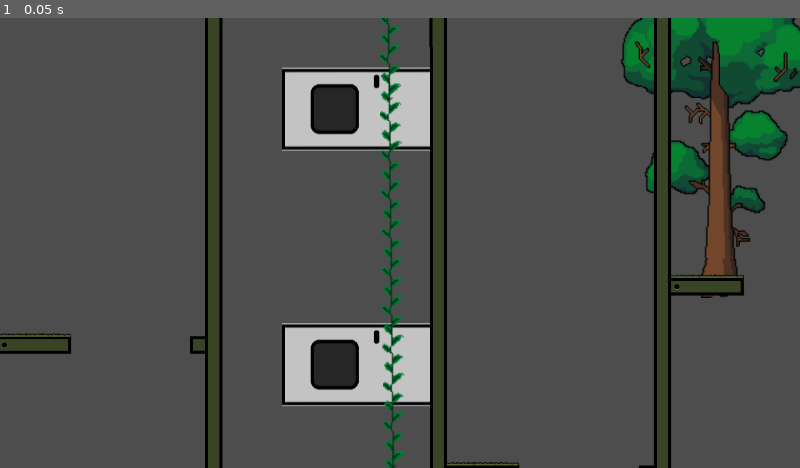
Above: before the commit, frame 1.
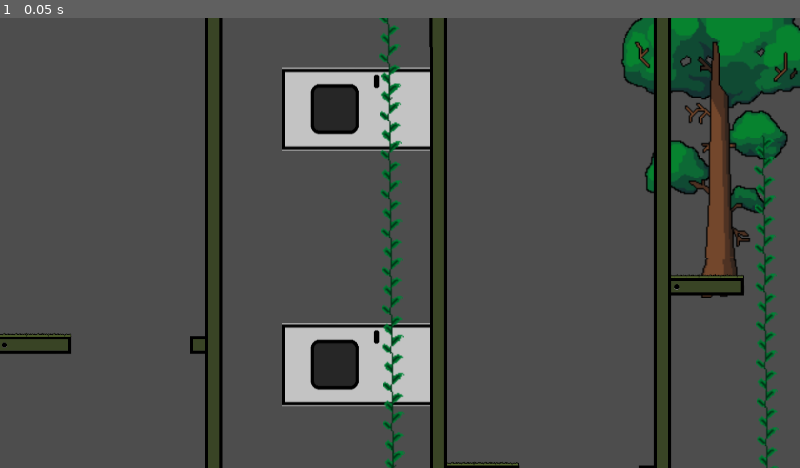
Above: after the commit, the same moment.

Repository: andrea14polanco/brackeys-killer-m-creations
Game: Godot game, scene res://scenes/levels/titanic/deck5.tscn
Two runs of this game, one before a commit and one after it. Both use one fixed random seed, a clock stepped at 60 frames per second and the inputs below. This scene is started directly instead of the project's main scene.
Inputs:
- Up to frame 1 (0.05 s): no input

The runs differ from the first frame. In frame 1, 0.7% of the frame differs, in the area x 94-98%, y 26-100%.

Commit message:
update5

Diff:
--- a/scenes/levels/titanic/deck5.tscn
+++ b/scenes/levels/titanic/deck5.tscn
@@ -2309,3 +2309,595 @@
 position = Vector2(47, 2193)
 scale = Vector2(2, 2)
 texture = ExtResource("4_1jxlo")
+
+[node name="vine14" type="Node2D" parent="Forest" unique_id=609534837]
+position = Vector2(2934, -1934)
+
+[node name="Vine6" type="Sprite2D" parent="Forest/vine14" unique_id=203261331]
+position = Vector2(24, 91)
+scale = Vector2(2, 2)
+texture = ExtResource("3_vbkdw")
+
+[node name="Vine7" type="Sprite2D" parent="Forest/vine14" unique_id=1929143173]
+position = Vector2(25, 153)
+scale = Vector2(2, 2)
+texture = ExtResource("3_vbkdw")
+
+[node name="Vine8" type="Sprite2D" parent="Forest/vine14" unique_id=920282741]
+position = Vector2(25, 216)
+scale = Vector2(2, 2)
+texture = ExtResource("3_vbkdw")
+
+[node name="Vine9" type="Sprite2D" parent="Forest/vine14" unique_id=1198240131]
+position = Vector2(26, 278)
+scale = Vector2(2, 2)
+texture = ExtResource("3_vbkdw")
+
+[node name="Vine10" type="Sprite2D" parent="Forest/vine14" unique_id=1310007844]
+position = Vector2(27, 340)
+scale = Vector2(2, 2)
+texture = ExtResource("3_vbkdw")
+
+[node name="Vine11" type="Sprite2D" parent="Forest/vine14" unique_id=225364169]
+position = Vector2(27, 401)
+scale = Vector2(2, 2)
+texture = ExtResource("3_vbkdw")
+
+[node name="Vine12" type="Sprite2D" parent="Forest/vine14" unique_id=1315348197]
+position = Vector2(28, 463)
+scale = Vector2(2, 2)
+texture = ExtResource("3_vbkdw")
+
+[node name="Vine13" type="Sprite2D" parent="Forest/vine14" unique_id=1778350148]
+position = Vector2(29, 524)
+scale = Vector2(2, 2)
+texture = ExtResource("3_vbkdw")
+
+[node name="Vine14" type="Sprite2D" parent="Forest/vine14" unique_id=1201832825]
+position = Vector2(29, 586)
+scale = Vector2(2, 2)
+texture = ExtResource("3_vbkdw")
+
+[node name="Vine6Bottom" type="Sprite2D" parent="Forest/vine14" unique_id=454386408]
+position = Vector2(31, 649)
+scale = Vector2(2, 2)
+texture = ExtResource("4_1jxlo")
+
+[node name="Vine15" type="Sprite2D" parent="Forest/vine14" unique_id=1203137701]
+position = Vector2(30, 679)
+scale = Vector2(2, 2)
+texture = ExtResource("3_vbkdw")
+
+[node name="Vine16" type="Sprite2D" parent="Forest/vine14" unique_id=263830824]
+position = Vector2(31, 741)
+scale = Vector2(2, 2)
+texture = ExtResource("3_vbkdw")
+
+[node name="Vine17" type="Sprite2D" parent="Forest/vine14" unique_id=1372968924]
+position = Vector2(31, 804)
+scale = Vector2(2, 2)
+texture = ExtResource("3_vbkdw")
+
+[node name="Vine18" type="Sprite2D" parent="Forest/vine14" unique_id=528100170]
+position = Vector2(32, 866)
+scale = Vector2(2, 2)
+texture = ExtResource("3_vbkdw")
+
+[node name="Vine19" type="Sprite2D" parent="Forest/vine14" unique_id=51689361]
+position = Vector2(33, 928)
+scale = Vector2(2, 2)
+texture = ExtResource("3_vbkdw")
+
+[node name="Vine20" type="Sprite2D" parent="Forest/vine14" unique_id=2107594932]
+position = Vector2(33, 989)
+scale = Vector2(2, 2)
+texture = ExtResource("3_vbkdw")
+
+[node name="Vine21" type="Sprite2D" parent="Forest/vine14" unique_id=386518679]
+position = Vector2(34, 1051)
+scale = Vector2(2, 2)
+texture = ExtResource("3_vbkdw")
+
+[node name="Vine22" type="Sprite2D" parent="Forest/vine14" unique_id=289516966]
+position = Vector2(35, 1112)
+scale = Vector2(2, 2)
+texture = ExtResource("3_vbkdw")
+
+[node name="Vine23" type="Sprite2D" parent="Forest/vine14" unique_id=314179974]
+position = Vector2(35, 1174)
+scale = Vector2(2, 2)
+texture = ExtResource("3_vbkdw")
+
+[node name="Vine6Bottom2" type="Sprite2D" parent="Forest/vine14" unique_id=883516136]
+position = Vector2(37, 1237)
+scale = Vector2(2, 2)
+texture = ExtResource("4_1jxlo")
+
+[node name="Vine24" type="Sprite2D" parent="Forest/vine14" unique_id=1820297197]
+position = Vector2(36, 1267)
+scale = Vector2(2, 2)
+texture = ExtResource("3_vbkdw")
+
+[node name="Vine25" type="Sprite2D" parent="Forest/vine14" unique_id=1350248015]
+position = Vector2(37, 1329)
+scale = Vector2(2, 2)
+texture = ExtResource("3_vbkdw")
+
+[node name="Vine26" type="Sprite2D" parent="Forest/vine14" unique_id=956987420]
+position = Vector2(38, 1390)
+scale = Vector2(2, 2)
+texture = ExtResource("3_vbkdw")
+
+[node name="Vine27" type="Sprite2D" parent="Forest/vine14" unique_id=207281745]
+position = Vector2(38, 1452)
+scale = Vector2(2, 2)
+texture = ExtResource("3_vbkdw")
+
+[node name="Vine6Bottom3" type="Sprite2D" parent="Forest/vine14" unique_id=75899712]
+position = Vector2(40, 1515)
+scale = Vector2(2, 2)
+texture = ExtResource("4_1jxlo")
+
+[node name="Vine28" type="Sprite2D" parent="Forest/vine14" unique_id=2028623110]
+position = Vector2(39, 1544)
+scale = Vector2(2, 2)
+texture = ExtResource("3_vbkdw")
+
+[node name="Vine29" type="Sprite2D" parent="Forest/vine14" unique_id=892514201]
+position = Vector2(40, 1606)
+scale = Vector2(2, 2)
+texture = ExtResource("3_vbkdw")
+
+[node name="Vine30" type="Sprite2D" parent="Forest/vine14" unique_id=2129817992]
+position = Vector2(40, 1667)
+scale = Vector2(2, 2)
+texture = ExtResource("3_vbkdw")
+
+[node name="Vine31" type="Sprite2D" parent="Forest/vine14" unique_id=444381471]
+position = Vector2(41, 1729)
+scale = Vector2(2, 2)
+texture = ExtResource("3_vbkdw")
+
+[node name="Vine32" type="Sprite2D" parent="Forest/vine14" unique_id=702052126]
+position = Vector2(42, 1790)
+scale = Vector2(2, 2)
+texture = ExtResource("3_vbkdw")
+
+[node name="Vine33" type="Sprite2D" parent="Forest/vine14" unique_id=1361222508]
+position = Vector2(42, 1852)
+scale = Vector2(2, 2)
+texture = ExtResource("3_vbkdw")
+
+[node name="Vine6Bottom4" type="Sprite2D" parent="Forest/vine14" unique_id=874975147]
+position = Vector2(44, 1915)
+scale = Vector2(2, 2)
+texture = ExtResource("4_1jxlo")
+
+[node name="Vine34" type="Sprite2D" parent="Forest/vine14" unique_id=392856248]
+position = Vector2(43, 1945)
+scale = Vector2(2, 2)
+texture = ExtResource("3_vbkdw")
+
+[node name="Vine35" type="Sprite2D" parent="Forest/vine14" unique_id=237607688]
+position = Vector2(44, 2007)
+scale = Vector2(2, 2)
+texture = ExtResource("3_vbkdw")
+
+[node name="Vine36" type="Sprite2D" parent="Forest/vine14" unique_id=110386047]
+position = Vector2(45, 2068)
+scale = Vector2(2, 2)
+texture = ExtResource("3_vbkdw")
+
+[node name="Vine37" type="Sprite2D" parent="Forest/vine14" unique_id=2092667336]
+position = Vector2(45, 2130)
+scale = Vector2(2, 2)
+texture = ExtResource("3_vbkdw")
+
+[node name="Vine6Bottom5" type="Sprite2D" parent="Forest/vine14" unique_id=304238373]
+position = Vector2(47, 2193)
+scale = Vector2(2, 2)
+texture = ExtResource("4_1jxlo")
+
+[node name="vine15" type="Node2D" parent="Forest" unique_id=531631547]
+position = Vector2(1902, -810)
+
+[node name="Vine6" type="Sprite2D" parent="Forest/vine15" unique_id=389698724]
+position = Vector2(24, 91)
+scale = Vector2(2, 2)
+texture = ExtResource("3_vbkdw")
+
+[node name="Vine7" type="Sprite2D" parent="Forest/vine15" unique_id=83931620]
+position = Vector2(25, 153)
+scale = Vector2(2, 2)
+texture = ExtResource("3_vbkdw")
+
+[node name="Vine8" type="Sprite2D" parent="Forest/vine15" unique_id=663500140]
+position = Vector2(25, 216)
+scale = Vector2(2, 2)
+texture = ExtResource("3_vbkdw")
+
+[node name="Vine9" type="Sprite2D" parent="Forest/vine15" unique_id=1560810383]
+position = Vector2(26, 278)
+scale = Vector2(2, 2)
+texture = ExtResource("3_vbkdw")
+
+[node name="Vine10" type="Sprite2D" parent="Forest/vine15" unique_id=2070479061]
+position = Vector2(27, 340)
+scale = Vector2(2, 2)
+texture = ExtResource("3_vbkdw")
+
+[node name="Vine11" type="Sprite2D" parent="Forest/vine15" unique_id=739442489]
+position = Vector2(27, 401)
+scale = Vector2(2, 2)
+texture = ExtResource("3_vbkdw")
+
+[node name="Vine12" type="Sprite2D" parent="Forest/vine15" unique_id=1962833556]
+position = Vector2(28, 463)
+scale = Vector2(2, 2)
+texture = ExtResource("3_vbkdw")
+
+[node name="Vine13" type="Sprite2D" parent="Forest/vine15" unique_id=313361682]
+position = Vector2(29, 524)
+scale = Vector2(2, 2)
+texture = ExtResource("3_vbkdw")
+
+[node name="Vine14" type="Sprite2D" parent="Forest/vine15" unique_id=1475966277]
+position = Vector2(29, 586)
+scale = Vector2(2, 2)
+texture = ExtResource("3_vbkdw")
+
+[node name="Vine6Bottom" type="Sprite2D" parent="Forest/vine15" unique_id=1054347651]
+position = Vector2(31, 649)
+scale = Vector2(2, 2)
+texture = ExtResource("4_1jxlo")
+
+[node name="Vine15" type="Sprite2D" parent="Forest/vine15" unique_id=1558076776]
+position = Vector2(30, 679)
+scale = Vector2(2, 2)
+texture = ExtResource("3_vbkdw")
+
+[node name="Vine16" type="Sprite2D" parent="Forest/vine15" unique_id=105850920]
+position = Vector2(31, 741)
+scale = Vector2(2, 2)
+texture = ExtResource("3_vbkdw")
+
+[node name="Vine17" type="Sprite2D" parent="Forest/vine15" unique_id=374212974]
+position = Vector2(31, 804)
+scale = Vector2(2, 2)
+texture = ExtResource("3_vbkdw")
+
+[node name="Vine18" type="Sprite2D" parent="Forest/vine15" unique_id=1427046597]
+position = Vector2(32, 866)
+scale = Vector2(2, 2)
+texture = ExtResource("3_vbkdw")
+
+[node name="Vine19" type="Sprite2D" parent="Forest/vine15" unique_id=1550958169]
+position = Vector2(33, 928)
+scale = Vector2(2, 2)
+texture = ExtResource("3_vbkdw")
+
+[node name="Vine20" type="Sprite2D" parent="Forest/vine15" unique_id=1590311450]
+position = Vector2(33, 989)
+scale = Vector2(2, 2)
+texture = ExtResource("3_vbkdw")
+
+[node name="Vine21" type="Sprite2D" parent="Forest/vine15" unique_id=138622464]
+position = Vector2(34, 1051)
+scale = Vector2(2, 2)
+texture = ExtResource("3_vbkdw")
+
+[node name="Vine22" type="Sprite2D" parent="Forest/vine15" unique_id=714304692]
+position = Vector2(35, 1112)
+scale = Vector2(2, 2)
+texture = ExtResource("3_vbkdw")
+
+[node name="Vine23" type="Sprite2D" parent="Forest/vine15" unique_id=1680179870]
+position = Vector2(35, 1174)
+scale = Vector2(2, 2)
+texture = ExtResource("3_vbkdw")
+
+[node name="Vine6Bottom2" type="Sprite2D" parent="Forest/vine15" unique_id=1382061552]
+position = Vector2(37, 1237)
+scale = Vector2(2, 2)
+texture = ExtResource("4_1jxlo")
+
+[node name="Vine24" type="Sprite2D" parent="Forest/vine15" unique_id=813207752]
+position = Vector2(36, 1267)
+scale = Vector2(2, 2)
+texture = ExtResource("3_vbkdw")
+
+[node name="Vine25" type="Sprite2D" parent="Forest/vine15" unique_id=2047763926]
+position = Vector2(37, 1329)
+scale = Vector2(2, 2)
+texture = ExtResource("3_vbkdw")
+
+[node name="Vine26" type="Sprite2D" parent="Forest/vine15" unique_id=1454273516]
+position = Vector2(38, 1390)
+scale = Vector2(2, 2)
+texture = ExtResource("3_vbkdw")
+
+[node name="Vine27" type="Sprite2D" parent="Forest/vine15" unique_id=845570747]
+position = Vector2(38, 1452)
+scale = Vector2(2, 2)
+texture = ExtResource("3_vbkdw")
+
+[node name="Vine6Bottom3" type="Sprite2D" parent="Forest/vine15" unique_id=89464314]
+position = Vector2(40, 1515)
+scale = Vector2(2, 2)
+texture = ExtResource("4_1jxlo")
+
+[node name="Vine28" type="Sprite2D" parent="Forest/vine15" unique_id=138371334]
+position = Vector2(39, 1544)
+scale = Vector2(2, 2)
+texture = ExtResource("3_vbkdw")
+
+[node name="Vine29" type="Sprite2D" parent="Forest/vine15" unique_id=686945807]
+position = Vector2(40, 1606)
+scale = Vector2(2, 2)
+texture = ExtResource("3_vbkdw")
+
+[node name="Vine30" type="Sprite2D" parent="Forest/vine15" unique_id=1652757843]
+position = Vector2(40, 1667)
+scale = Vector2(2, 2)
+texture = ExtResource("3_vbkdw")
+
+[node name="Vine31" type="Sprite2D" parent="Forest/vine15" unique_id=932402637]
+position = Vector2(41, 1729)
+scale = Vector2(2, 2)
+texture = ExtResource("3_vbkdw")
+
+[node name="Vine32" type="Sprite2D" parent="Forest/vine15" unique_id=1818709397]
+position = Vector2(42, 1790)
+scale = Vector2(2, 2)
+texture = ExtResource("3_vbkdw")
+
+[node name="Vine33" type="Sprite2D" parent="Forest/vine15" unique_id=461232889]
+position = Vector2(42, 1852)
+scale = Vector2(2, 2)
+texture = ExtResource("3_vbkdw")
+
+[node name="Vine6Bottom4" type="Sprite2D" parent="Forest/vine15" unique_id=1320027256]
+position = Vector2(44, 1915)
+scale = Vector2(2, 2)
+texture = ExtResource("4_1jxlo")
+
+[node name="Vine34" type="Sprite2D" parent="Forest/vine15" unique_id=1751931779]
+position = Vector2(43, 1945)
+scale = Vector2(2, 2)
+texture = ExtResource("3_vbkdw")
+
+[node name="Vine35" type="Sprite2D" parent="Forest/vine15" unique_id=279711602]
+position = Vector2(44, 2007)
+scale = Vector2(2, 2)
+texture = ExtResource("3_vbkdw")
+
+[node name="Vine36" type="Sprite2D" parent="Forest/vine15" unique_id=1547077961]
+position = Vector2(45, 2068)
+scale = Vector2(2, 2)
+texture = ExtResource("3_vbkdw")
+
+[node name="Vine37" type="Sprite2D" parent="Forest/vine15" unique_id=488323161]
+position = Vector2(45, 2130)
+scale = Vector2(2, 2)
+texture = ExtResource("3_vbkdw")
+
+[node name="Vine6Bottom5" type="Sprite2D" parent="Forest/vine15" unique_id=694794816]
+position = Vector2(47, 2193)
+scale = Vector2(2, 2)
+texture = ExtResource("4_1jxlo")
+
+[node name="vine16" type="Node2D" parent="Forest" unique_id=217902017]
+position = Vector2(2005, 1195)
+
+[node name="Vine6" type="Sprite2D" parent="Forest/vine16" unique_id=1382972643]
+position = Vector2(24, 91)
+scale = Vector2(2, 2)
+texture = ExtResource("3_vbkdw")
+
+[node name="Vine7" type="Sprite2D" parent="Forest/vine16" unique_id=1332021971]
+position = Vector2(25, 153)
+scale = Vector2(2, 2)
+texture = ExtResource("3_vbkdw")
+
+[node name="Vine8" type="Sprite2D" parent="Forest/vine16" unique_id=1225536647]
+position = Vector2(25, 216)
+scale = Vector2(2, 2)
+texture = ExtResource("3_vbkdw")
+
+[node name="Vine9" type="Sprite2D" parent="Forest/vine16" unique_id=986543480]
+position = Vector2(26, 278)
+scale = Vector2(2, 2)
+texture = ExtResource("3_vbkdw")
+
+[node name="Vine10" type="Sprite2D" parent="Forest/vine16" unique_id=987361207]
+position = Vector2(27, 340)
+scale = Vector2(2, 2)
+texture = ExtResource("3_vbkdw")
+
+[node name="Vine11" type="Sprite2D" parent="Forest/vine16" unique_id=1265575471]
+position = Vector2(27, 401)
+scale = Vector2(2, 2)
+texture = ExtResource("3_vbkdw")
+
+[node name="Vine12" type="Sprite2D" parent="Forest/vine16" unique_id=1316778681]
+position = Vector2(28, 463)
+scale = Vector2(2, 2)
+texture = ExtResource("3_vbkdw")
+
+[node name="Vine13" type="Sprite2D" parent="Forest/vine16" unique_id=678724719]
+position = Vector2(29, 524)
+scale = Vector2(2, 2)
+texture = ExtResource("3_vbkdw")
+
+[node name="Vine14" type="Sprite2D" parent="Forest/vine16" unique_id=859420114]
+position = Vector2(29, 586)
+scale = Vector2(2, 2)
+texture = ExtResource("3_vbkdw")
+
+[node name="Vine6Bottom" type="Sprite2D" parent="Forest/vine16" unique_id=2104141726]
+position = Vector2(31, 649)
+scale = Vector2(2, 2)
+texture = ExtResource("4_1jxlo")
+
+[node name="vine17" type="Node2D" parent="Forest" unique_id=1343696553]
+position = Vector2(2232, 782)
+
+[node name="Vine10" type="Sprite2D" parent="Forest/vine17" unique_id=1436839395]
+position = Vector2(27, 340)
+scale = Vector2(2, 2)
+texture = ExtResource("3_vbkdw")
+
+[node name="Vine11" type="Sprite2D" parent="Forest/vine17" unique_id=1053150607]
+position = Vector2(27, 401)
+scale = Vector2(2, 2)
+texture = ExtResource("3_vbkdw")
+
+[node name="Vine12" type="Sprite2D" parent="Forest/vine17" unique_id=1367089426]
+position = Vector2(28, 463)
+scale = Vector2(2, 2)
+texture = ExtResource("3_vbkdw")
+
+[node name="Vine13" type="Sprite2D" parent="Forest/vine17" unique_id=1047001702]
+position = Vector2(29, 524)
+scale = Vector2(2, 2)
+texture = ExtResource("3_vbkdw")
+
+[node name="Vine14" type="Sprite2D" parent="Forest/vine17" unique_id=1731558915]
+position = Vector2(29, 586)
+scale = Vector2(2, 2)
+texture = ExtResource("3_vbkdw")
+
+[node name="Vine6Bottom" type="Sprite2D" parent="Forest/vine17" unique_id=923183306]
+position = Vector2(31, 649)
+scale = Vector2(2, 2)
+texture = ExtResource("4_1jxlo")
+
+[node name="Vine15" type="Sprite2D" parent="Forest/vine17" unique_id=2144937608]
+position = Vector2(30, 679)
+scale = Vector2(2, 2)
+texture = ExtResource("3_vbkdw")
+
+[node name="Vine16" type="Sprite2D" parent="Forest/vine17" unique_id=99017430]
+position = Vector2(31, 741)
+scale = Vector2(2, 2)
+texture = ExtResource("3_vbkdw")
+
+[node name="Vine17" type="Sprite2D" parent="Forest/vine17" unique_id=1033865871]
+position = Vector2(31, 804)
+scale = Vector2(2, 2)
+texture = ExtResource("3_vbkdw")
+
+[node name="Vine18" type="Sprite2D" parent="Forest/vine17" unique_id=1479578682]
+position = Vector2(32, 866)
+scale = Vector2(2, 2)
+texture = ExtResource("3_vbkdw")
+
+[node name="Vine19" type="Sprite2D" parent="Forest/vine17" unique_id=1346556834]
+position = Vector2(33, 928)
+scale = Vector2(2, 2)
+texture = ExtResource("3_vbkdw")
+
+[node name="Vine20" type="Sprite2D" parent="Forest/vine17" unique_id=769101429]
+position = Vector2(33, 989)
+scale = Vector2(2, 2)
+texture = ExtResource("3_vbkdw")
+
+[node name="Vine21" type="Sprite2D" parent="Forest/vine17" unique_id=1457713592]
+position = Vector2(34, 1051)
+scale = Vector2(2, 2)
+texture = ExtResource("3_vbkdw")
+
+[node name="Vine22" type="Sprite2D" parent="Forest/vine17" unique_id=389530933]
+position = Vector2(35, 1112)
+scale = Vector2(2, 2)
+texture = ExtResource("3_vbkdw")
+
+[node name="Vine23" type="Sprite2D" parent="Forest/vine17" unique_id=1270005367]
+position = Vector2(35, 1174)
+scale = Vector2(2, 2)
+texture = ExtResource("3_vbkdw")
+
+[node name="Vine6Bottom2" type="Sprite2D" parent="Forest/vine17" unique_id=1273173301]
+position = Vector2(37, 1237)
+scale = Vector2(2, 2)
+texture = ExtResource("4_1jxlo")
+
+[node name="Vine24" type="Sprite2D" parent="Forest/vine17" unique_id=1868343308]
+position = Vector2(36, 1267)
+scale = Vector2(2, 2)
+texture = ExtResource("3_vbkdw")
+
+[node name="Vine25" type="Sprite2D" parent="Forest/vine17" unique_id=1577188910]
+position = Vector2(37, 1329)
+scale = Vector2(2, 2)
+texture = ExtResource("3_vbkdw")
+
+[node name="Vine26" type="Sprite2D" parent="Forest/vine17" unique_id=807758360]
+position = Vector2(38, 1390)
+scale = Vector2(2, 2)
+texture = ExtResource("3_vbkdw")
+
+[node name="Vine27" type="Sprite2D" parent="Forest/vine17" unique_id=1296178590]
+position = Vector2(38, 1452)
+scale = Vector2(2, 2)
+texture = ExtResource("3_vbkdw")
+
+[node name="Vine6Bottom3" type="Sprite2D" parent="Forest/vine17" unique_id=2038291910]
+position = Vector2(40, 1515)
+scale = Vector2(2, 2)
+texture = ExtResource("4_1jxlo")
+
+[node name="Vine28" type="Sprite2D" parent="Forest/vine17" unique_id=1208549356]
+position = Vector2(38, 1518)
+scale = Vector2(2, 2)
+texture = ExtResource("3_vbkdw")
+
+[node name="Vine29" type="Sprite2D" parent="Forest/vine17" unique_id=2069450284]
+position = Vector2(37, 1575)
+scale = Vector2(2, 2)
+texture = ExtResource("3_vbkdw")
+
+[node name="Vine30" type="Sprite2D" parent="Forest/vine17" unique_id=682282737]
+position = Vector2(38, 1637)
+scale = Vector2(2, 2)
+texture = ExtResource("3_vbkdw")
+
+[node name="Vine31" type="Sprite2D" parent="Forest/vine17" unique_id=379601240]
+position = Vector2(39, 1698)
+scale = Vector2(2, 2)
+texture = ExtResource("3_vbkdw")
+
+[node name="Vine32" type="Sprite2D" parent="Forest/vine17" unique_id=1257343010]
+position = Vector2(39, 1760)
+scale = Vector2(2, 2)
+texture = ExtResource("3_vbkdw")
+
+[node name="Vine6Bottom4" type="Sprite2D" parent="Forest/vine17" unique_id=1886059820]
+position = Vector2(41, 1823)
+scale = Vector2(2, 2)
+texture = ExtResource("4_1jxlo")
+
+[node name="Vine33" type="Sprite2D" parent="Forest/vine17" unique_id=462276056]
+position = Vector2(40, 1854)
+scale = Vector2(2, 2)
+texture = ExtResource("3_vbkdw")
+
+[node name="Vine34" type="Sprite2D" parent="Forest/vine17" unique_id=1932503582]
+position = Vector2(41, 1916)
+scale = Vector2(2, 2)
+texture = ExtResource("3_vbkdw")
+
+[node name="Vine35" type="Sprite2D" parent="Forest/vine17" unique_id=1601425650]
+position = Vector2(42, 1977)
+scale = Vector2(2, 2)
+texture = ExtResource("3_vbkdw")
+
+[node name="Vine36" type="Sprite2D" parent="Forest/vine17" unique_id=1402019005]
+position = Vector2(42, 2039)
+scale = Vector2(2, 2)
+texture = ExtResource("3_vbkdw")
+
+[node name="Vine6Bottom5" type="Sprite2D" parent="Forest/vine17" unique_id=1878215509]
+position = Vector2(44, 2102)
+scale = Vector2(2, 2)
+texture = ExtResource("4_1jxlo")
